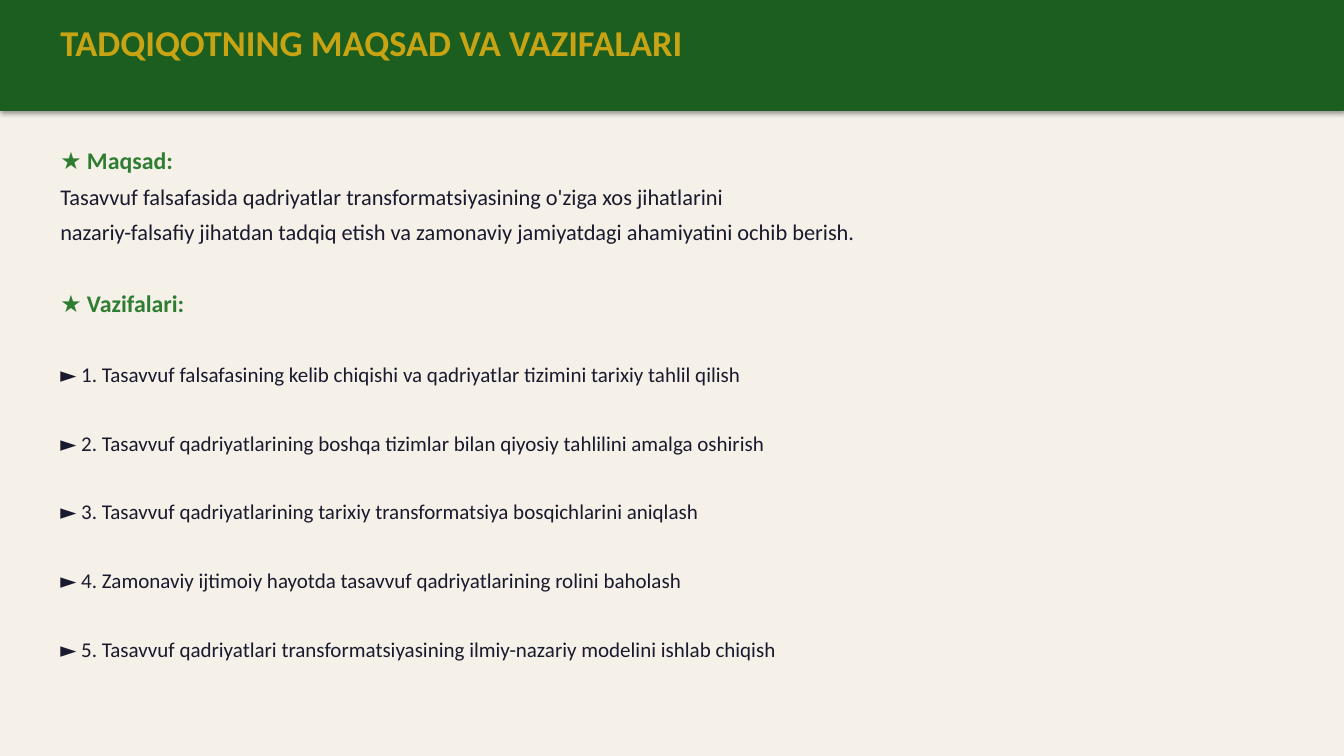
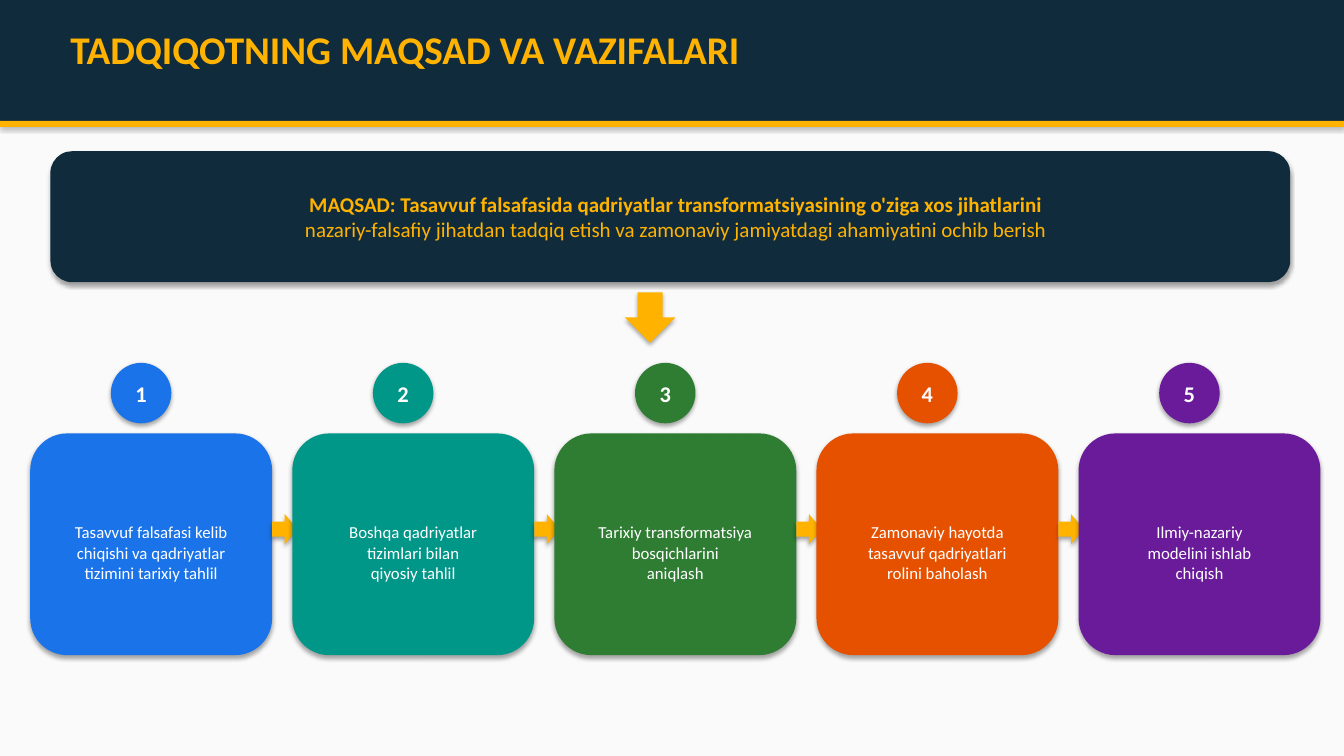
Before and after one commit to chinpolatovumidjon88-lab/BADIRYAR, a slide deck: slide 3 of Tasavvuf_Qadriyatlar_Taqdimot.pptx. Drawn at 1344x756 pixels with LibreOffice and Linux fonts; fonts in the diff are those of the drawing. Boxes give left, top, right and bottom in pixels: in the first picture for what was removed or moved away, otherwise in the second. Text is boxed around its words. In the diff, an @@ line names an element or a change of style, - is before the commit and + after.

Commit message:
Tasavvuf taqdimoti v2: grafiklar, sxemalar, diagrammalar bilan

```diff
--- a/Tasavvuf_Qadriyatlar_Taqdimot.pptx
+++ b/Tasavvuf_Qadriyatlar_Taqdimot.pptx
@@ background #F5F0E8 to #FAFAFA @@
@@ rectangle: place and size @@
-rectangle at box(0, 0, 1344, 111)
+rectangle at box(0, 0, 1344, 121)
@@ rectangle at box(0, 0, 1344, 121): fill #1B5E20 to #0F2B3C @@
@@ text "TADQIQOTNING MAQSAD VA VAZIFALARI": place and size @@
-text "TADQIQOTNING MAQSAD VA VAZIFALARI" at box(60, 32, 682, 61)
+text "TADQIQOTNING MAQSAD VA VAZIFALARI" at box(70, 38, 739, 69)
@@ text "TADQIQOTNING MAQSAD VA VAZIFALARI" at box(70, 38, 739, 69): size 26 to 28 pt, text colour #C8A415 to #FFB300 @@
@@ rectangle added at box(0, 121, 1344, 127), fill #FFB300 @@
@@ rounded rectangle added at box(50, 151, 1291, 282), fill #0F2B3C, 15 pt, text #FFB300 @@
+MAQSAD: Tasavvuf falsafasida qadriyatlar transformatsiyasining o'ziga xos jihatlarini
+nazariy-falsafiy jihatdan tadqiq etish va zamonaviy jamiyatdagi ahamiyatini ochib berish
@@ text removed at box(60, 152, 854, 661) @@
-★ Maqsad:
-Tasavvuf falsafasida qadriyatlar transformatsiyasining o'ziga xos jihatlarini
-nazariy-falsafiy jihatdan tadqiq etish va zamonaviy jamiyatdagi ahamiyatini ochib berish.
-★ Vazifalari:
-► 1. Tasavvuf falsafasining kelib chiqishi va qadriyatlar tizimini tarixiy tahlil qilish
-► 2. Tasavvuf qadriyatlarining boshqa tizimlar bilan qiyosiy tahlilini amalga oshirish
-► 3. Tasavvuf qadriyatlarining tarixiy transformatsiya bosqichlarini aniqlash
-► 4. Zamonaviy ijtimoiy hayotda tasavvuf qadriyatlarining rolini baholash
-► 5. Tasavvuf qadriyatlari transformatsiyasining ilmiy-nazariy modelini ishlab chiqish
@@ down arrow added at box(625, 292, 676, 343), fill #FFB300 @@
@@ ellipse added at box(111, 363, 171, 423), fill #1A73E8, 16 pt, text #FFFFFF, bold @@
+1
@@ ellipse added at box(373, 363, 434, 423), fill #009688, 16 pt, text #FFFFFF, bold @@
+2
@@ ellipse added at box(635, 363, 696, 423), fill #2E7D32, 16 pt, text #FFFFFF, bold @@
+3
@@ ellipse added at box(897, 363, 958, 423), fill #E65100, 16 pt, text #FFFFFF, bold @@
+4
@@ ellipse added at box(1159, 363, 1220, 423), fill #6A1B9A, 16 pt, text #FFFFFF, bold @@
+5
@@ rounded rectangle added at box(30, 434, 272, 655), fill #1A73E8, 12 pt, text #FFFFFF @@
+Tasavvuf falsafasi kelib
+chiqishi va qadriyatlar
+tizimini tarixiy tahlil
@@ rounded rectangle added at box(292, 434, 534, 655), fill #009688, 12 pt, text #FFFFFF @@
+Boshqa qadriyatlar
+tizimlari bilan
+qiyosiy tahlil
@@ rounded rectangle added at box(555, 434, 797, 655), fill #2E7D32, 12 pt, text #FFFFFF @@
+Tarixiy transformatsiya
+bosqichlarini
+aniqlash
@@ rounded rectangle added at box(817, 434, 1059, 655), fill #E65100, 12 pt, text #FFFFFF @@
+Zamonaviy hayotda
+tasavvuf qadriyatlari
+rolini baholash
@@ rounded rectangle added at box(1079, 434, 1321, 655), fill #6A1B9A, 12 pt, text #FFFFFF @@
+Ilmiy-nazariy
+modelini ishlab
+chiqish
@@ right arrow added at box(272, 514, 297, 544), fill #FFB300 @@
@@ right arrow added at box(534, 514, 560, 544), fill #FFB300 @@
@@ right arrow added at box(797, 514, 822, 544), fill #FFB300 @@
@@ right arrow added at box(1059, 514, 1084, 544), fill #FFB300 @@
```
Also in this commit, not shown: 13 other slides changed, 1 slide added, 1 slide removed.
